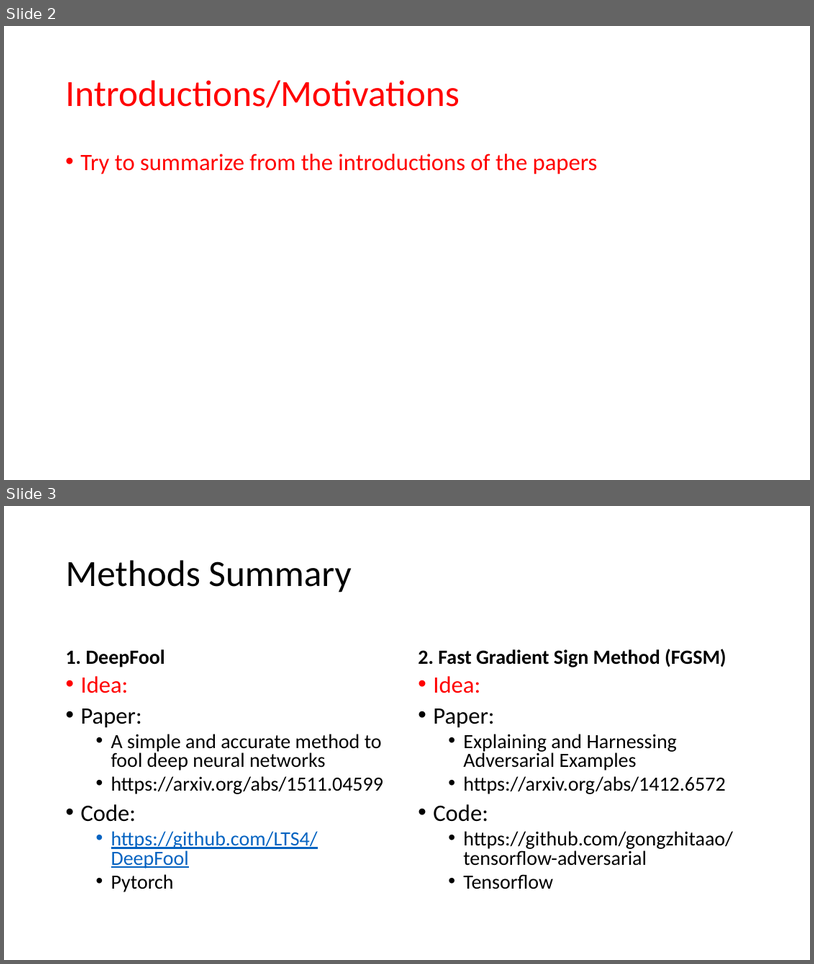
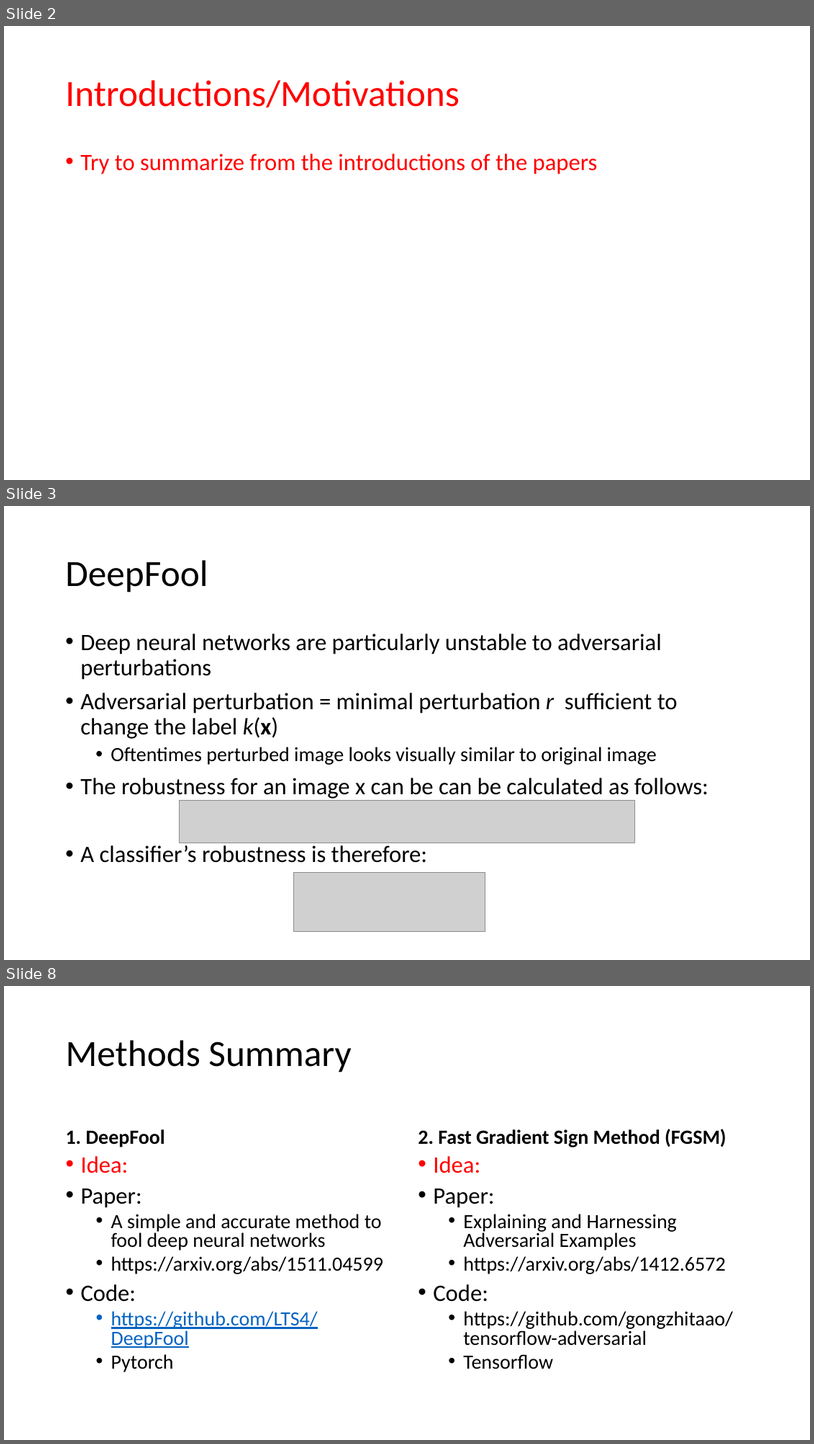
Before and after one commit to karunyas/DeepFool, a slide deck: Docs/Progress slides.pptx. Shown one above the other, each under a label of ours: slides 2 and 3 before the commit, slides 2, 3 and 8 after it; the slides between them are not shown. The pictures are 814x964 and 814x1444 pixels, drawn with LibreOffice and Linux fonts; fonts in the diff are those of the drawing; grey boxes stand for pictures. Boxes give left, top, right and bottom in pixels: in the first picture for what was removed or moved away, otherwise in the second. Text is boxed around its words. In the diff, an @@ line names an element or a change of style, - is before the commit and + after.

```diff
--- a/Docs/Progress slides.pptx
+++ b/Docs/Progress slides.pptx
@@ slide 3 added at [4, 506, 810, 960], background #FFFFFF @@
@@ title added at [65, 560, 208, 592], 44 pt, text #000000 @@
+DeepFool
@@ text added at [80, 633, 709, 862], 28 pt, text #000000 @@
+• Deep neural networks are particularly unstable to adversarial perturbations
+• Adversarial perturbation = minimal perturbation r sufficient to change the label k(x)
+  • Oftentimes perturbed image looks visually similar to original image
+• The robustness for an image x can be can be calculated as follows:
+• A classifier’s robustness is therefore:
@@ picture added at [180, 800, 635, 843] @@
@@ picture added at [294, 872, 486, 931] @@
@@ what was slide 3 is now slide 8 @@
```
Also in this commit, not shown: 4 other slides added, 1 other file.
